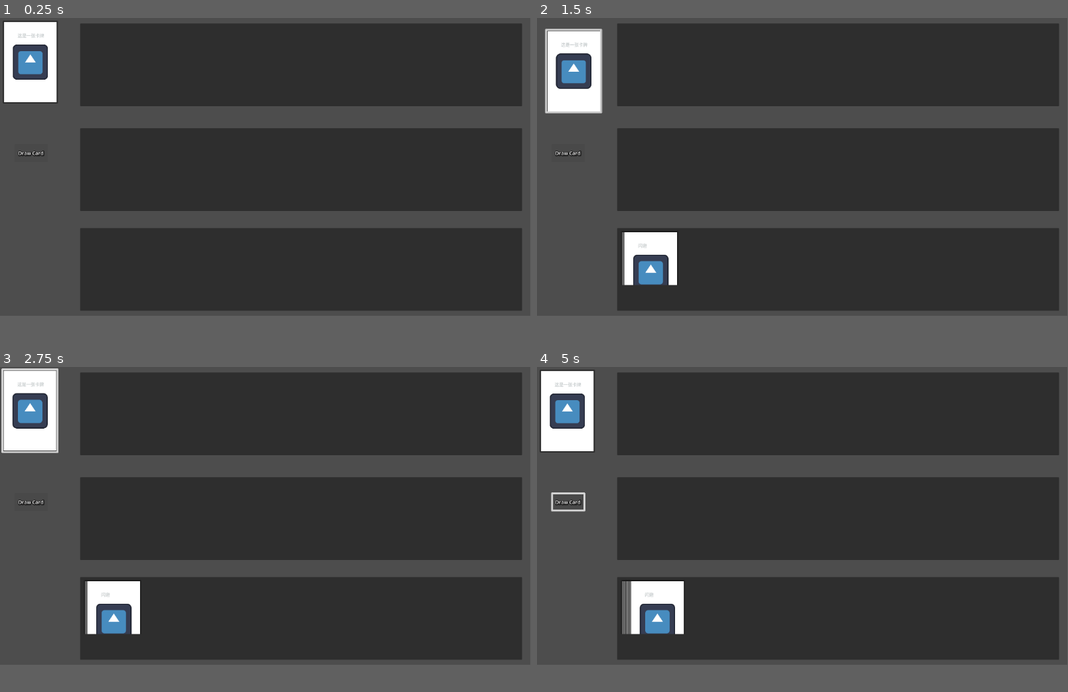
Above: before the commit, frames 1-4 (two rows, left to right).
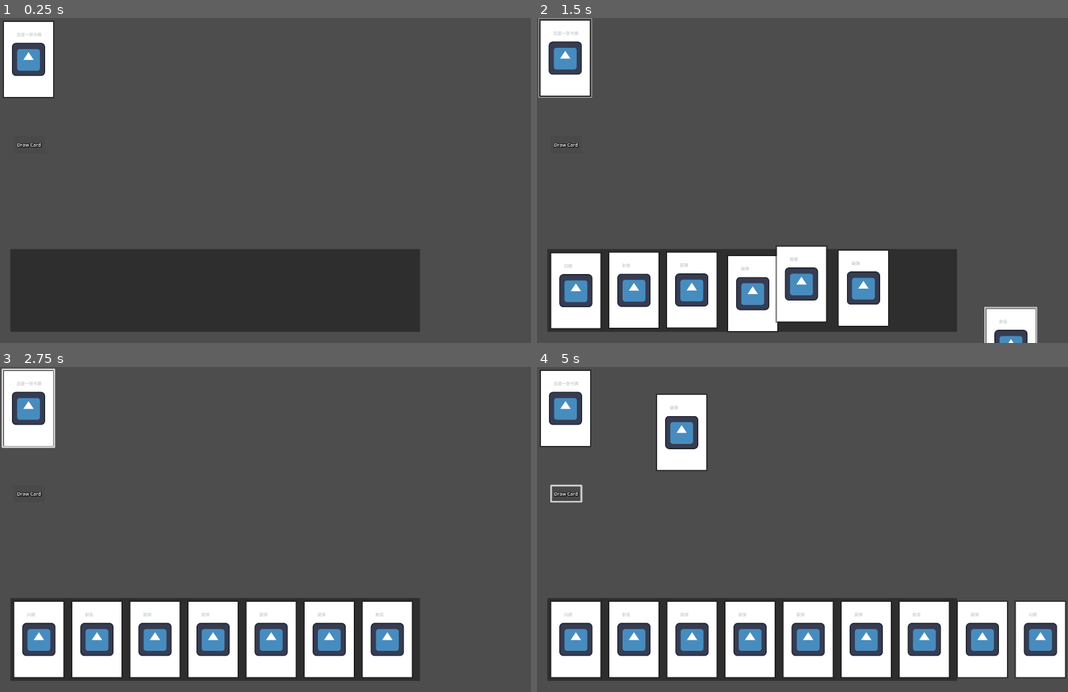
Above: after the commit, the same moments.

Repository: secondreich/Cards-of-Gun
Game: Godot game, scene res://main.tscn
Same seed, same stepped clock (60 frames per second), same inputs: the game is played once before the commit and once after it. The engine's default icon, where the game draws it, is replaced by a stand-in: a white triangle on a blue panel in a dark square.
Inputs (mouse positions are in pixels of both pictures, inside the frame that each line leads up to; where the layout moved, square brackets give the same spot in the first picture):
- Up to frame 1 (0.25 s): no input
- Up to frame 2 (1.5 s): click (568, 135) [568, 154] at 0.5 s; click (568, 63) at 1.27 s
- Up to frame 3 (2.75 s): click (31, 409) at 2.02 s
- Up to frame 4 (5 s): click (568, 484) [568, 503] at 2.75 s; click (568, 412) at 3.52 s; click (568, 484) [568, 503] at 4.25 s
In our replay, the window is 799x449 before the commit and 800x490 after it. These sizes can differ from the game's own. Grey fills any space a smaller window leaves; there, only what the larger window draws over its background counts as a difference.

The runs differ from the first frame. In frame 1, 59% of the frame differs, in the area x 0-99%, y 0-97%; in frame 2, 70%; in frame 3, 69%; in frame 4, 70%, in the area x 0-100%, y 0-97%.

Commit message:
no message

Diff:
--- a/Card/Card.tscn
+++ b/Card/Card.tscn
@@ -4,7 +4,7 @@
 [ext_resource type="Texture2D" uid="uid://coimbvxye887x" path="res://icon.svg" id="1_dd2wi"]
 [ext_resource type="Theme" uid="uid://cnbfqosw6n3at" path="res://theme/card_theme.tres" id="2_hael8"]
 
-[node name="Control" type="Control"]
+[node name="Control" type="Control" node_paths=PackedStringArray("follow_target")]
 custom_minimum_size = Vector2(220, 320)
 layout_mode = 3
 anchor_right = 0.191
@@ -14,6 +14,7 @@
 grow_horizontal = 2
 grow_vertical = 2
 script = ExtResource("1_21rx5")
+follow_target = NodePath(".")
 
 [node name="Control" type="Panel" parent="."]
 layout_mode = 1
--- a/Card/card.gd
+++ b/Card/card.gd
@@ -7,7 +7,7 @@
 @export var follow_target : Node
 
 var velocity = Vector2.ZERO
-var damping = 0.20
+var damping = 0.25
 var stiffness = 500
 
 var preDeck
@@ -44,7 +44,6 @@
 
 func initCard(Nm) -> void:
 	cardInfo = BaseCard.infosDic[Nm]
-	print(cardInfo)
 	cardLabel = cardInfo["card_label"]
 	cardName = cardInfo["base_name"]
 	isPlurality = int(cardInfo["is_plurality"])
@@ -52,8 +51,8 @@
 	drawCard()
 
 func drawCard():
-	print("draw completed")
-	pickButton = $Button
+	#print("draw completed")
+	#pickButton = $Button
 	var imgPath = "res://icon.svg"
 	$Control/Card/CardImage.texture = load(imgPath)
 	$Control/Card/CardName.text = cardInfo["display_name"]
--- /dev/null
+++ b/cardBackground/cardBackground.gd
@@ -0,0 +1,44 @@
+extends Panel
+
+
+@onready var cardDeck: Control = $cardDeck
+@onready var cardPoiDeck: HBoxContainer = $ScrollContainer/cardPoiDeck
+
+
+func _process(delta: float) -> void:
+	if cardDeck.get_child_count() != 0:
+		var children = cardDeck.get_children()
+		sort_nodes_by_position(children)
+
+func sort_nodes_by_position(children):
+	children.sort_custom(sort_by_position)
+	for i in range(children.size()):
+		if children[i].cardCurrentState:
+			children[i].z_index = i
+			cardDeck.move_child(children[i],i)
+
+func sort_by_position(a,b):
+	return a.position.x < b.position.x
+
+func add_card(cardToAdd) -> void:
+	var index=cardToAdd.z_index
+	var cardBackground=preload("res://cardBackground/cardBackground.tscn").instantiate()
+	cardPoiDeck.add_child(cardBackground)
+
+
+	if index<=cardPoiDeck.get_child_count():
+		cardPoiDeck.move_child(cardBackground,index)
+	else:
+		cardPoiDeck.move_child(cardBackground,-1)
+	var global_poi = cardToAdd.global_position  # 获取节点的全局位置
+
+	if cardToAdd.get_parent():
+		cardToAdd.get_parent().remove_child(cardToAdd)
+	cardDeck.add_child(cardToAdd)
+	cardToAdd.global_position=global_poi
+
+	cardToAdd.follow_target=cardBackground
+
+	cardToAdd.preDeck=self
+
+	cardToAdd.cardCurrentState=cardToAdd.cardState.following
--- /dev/null
+++ b/cardBackground/cardBackground.tscn
@@ -0,0 +1,33 @@
+[gd_scene load_steps=2 format=3 uid="uid://cauq2ubb5e1tj"]
+
+[ext_resource type="Script" uid="uid://b651jp8ekvr1j" path="res://cardBackground/cardBackground.gd" id="1_longk"]
+
+[node name="deck" type="Panel"]
+custom_minimum_size = Vector2(220, 320)
+offset_right = 1580.0
+offset_bottom = 320.0
+script = ExtResource("1_longk")
+
+[node name="cardDeck" type="Control" parent="."]
+layout_mode = 1
+anchors_preset = 15
+anchor_right = 1.0
+anchor_bottom = 1.0
+offset_right = -1580.0
+offset_bottom = -320.0
+grow_horizontal = 2
+grow_vertical = 2
+
+[node name="ScrollContainer" type="ScrollContainer" parent="."]
+custom_minimum_size = Vector2(1, 0)
+layout_mode = 1
+anchors_preset = 15
+anchor_right = 1.0
+anchor_bottom = 1.0
+offset_right = -1579.0
+offset_bottom = -320.0
+grow_horizontal = 2
+grow_vertical = 2
+
+[node name="cardPoiDeck" type="HBoxContainer" parent="ScrollContainer"]
+layout_mode = 2
--- a/desktop/desktop.gd
+++ /dev/null
@@ -1,41 +0,0 @@
-extends Panel
-
-
-@onready var desktop: Control = $desktop
-@onready var desktops: HBoxContainer = $ScrollContainer/desktops
-
-
-
-func _process(delta: float) -> void:
-	if desktop.get_child_count() != 0:
-		var children = desktop.get_children()
-		sort_nodes_by_position(children)
-
-func sort_nodes_by_position(children):
-	for i in range(children.size()):
-		if children[i].cardCurrentState:
-			children[i].z_index = i
-			desktop.move_child(children[i],i)
-
-func sort_by_position(a,b):
-	return a.position.x < b.position.x
-
-func add_card(cardToAdd) -> void:
-	var index = cardToAdd.z_index
-	var desktop = preload("res://desktop/desktop.tscn").instantiate()
-	desktops.add_child(desktop)
-
-	if index <= desktops.get_child_count():
-		desktops.move_child(desktop,index)
-	else:
-		desktops.move_child(desktop, -1)
-	var global_poi = cardToAdd.global_position
-
-	if cardToAdd.get_parent():
-		cardToAdd.get_parent().remove_child(cardToAdd)
-	desktop.add_child(cardToAdd)
-	cardToAdd.global_position = global_poi
-
-	cardToAdd.preDeck = self
-
-	cardToAdd.cardCurrentState = cardToAdd.cardState.following
--- a/desktop/desktop.tscn
+++ /dev/null
@@ -1,24 +0,0 @@
-[gd_scene load_steps=2 format=3 uid="uid://kd833y5evuoa"]
-
-[ext_resource type="Script" uid="uid://b651jp8ekvr1j" path="res://desktop/desktop.gd" id="1_cg3fv"]
-
-[node name="Desktop" type="Panel"]
-offset_right = 40.0
-offset_bottom = 40.0
-script = ExtResource("1_cg3fv")
-
-[node name="desktop" type="Control" parent="."]
-anchors_preset = 0
-offset_right = 40.0
-offset_bottom = 40.0
-
-[node name="ScrollContainer" type="ScrollContainer" parent="."]
-layout_mode = 0
-offset_right = 854.0
-offset_bottom = 206.0
-
-[node name="desktops" type="HBoxContainer" parent="ScrollContainer"]
-layout_mode = 2
-
-[node name="desktops" type="Control" parent="ScrollContainer/desktops"]
-layout_mode = 2
--- a/main.gd
+++ b/main.gd
@@ -7,7 +7,7 @@
 
 @export var siteItems : Dictionary
 
-func add_new_hand_card(cardName,desktop, caller = scene_1) -> Node:
+func add_new_hand_card(cardName, cardDeck , caller = scene_1) -> Node:
 	print("发手牌：" + str(cardName))
 	var cardClass = BaseCard.infosDic[cardName]["card_label"]
 	print("卡牌的类型是%s:"%cardClass)
@@ -16,30 +16,28 @@
 
 	cardToAdd.initCard(cardName)
 
-	cardToAdd.global_position = caller.global_position
+	cardToAdd.global_position = self.global_position
 	cardToAdd.z_index = 100
-	desktop.add_card(cardToAdd)
+	cardDeck.add_card(cardToAdd)
 
 	return cardToAdd
 
 
 func get_cards():
-
-	var num_cards = 3
+	var num_cards = 7
 	var total_weight = get_total_weight(siteItems)
 	var selected_cards = []
 	for i in range(num_cards):
 		var random_num = randi() % total_weight
 		var cumulative_weight = 0
 		for c in siteItems.keys():
-			selected_cards.append(c)
-			print("card item")
-			break
-	print(selected_cards)
-
-
+			cumulative_weight += siteItems[c]
+			if random_num < cumulative_weight:
+				selected_cards.append(c)
+				print("注入select数组")
+				break
 	for c in selected_cards:
-		await get_tree().create_timer(0,1).timeout
+		await get_tree().create_timer(0.1,1).timeout
 		add_new_hand_card(c, scene_1)
 
 
--- a/main.tscn
+++ b/main.tscn
@@ -2,7 +2,7 @@
 
 [ext_resource type="Script" uid="uid://c3kgk1vop3ws2" path="res://main.gd" id="1_1bvp3"]
 [ext_resource type="PackedScene" uid="uid://ojgbg6l2h2bt" path="res://Card/Card.tscn" id="1_ig7tw"]
-[ext_resource type="PackedScene" uid="uid://kd833y5evuoa" path="res://desktop/desktop.tscn" id="2_0xm2m"]
+[ext_resource type="PackedScene" uid="uid://cauq2ubb5e1tj" path="res://cardBackground/cardBackground.tscn" id="2_0xm2m"]
 [ext_resource type="Theme" uid="uid://cnbfqosw6n3at" path="res://theme/card_theme.tres" id="3_h2yge"]
 
 [sub_resource type="LabelSettings" id="LabelSettings_h2yge"]
@@ -10,11 +10,9 @@
 shadow_size = 12
 shadow_color = Color(0.00392157, 0, 0, 0.615686)
 
-[node name="Main" type="Node2D" node_paths=PackedStringArray("scene_1", "scene_2")]
-scale = Vector2(0.6, 0.6)
+[node name="Main" type="Node2D" node_paths=PackedStringArray("scene_1")]
 script = ExtResource("1_1bvp3")
-scene_1 = NodePath("Desktop3")
-scene_2 = NodePath("Desktop2")
+scene_1 = NodePath("deck")
 MaxHandCard = 10
 siteItems = {
 "avoid": 50,
@@ -37,24 +35,6 @@
 grow_horizontal = 1
 grow_vertical = 1
 follow_target = NodePath("../Control")
-
-[node name="Desktop" parent="." instance=ExtResource("2_0xm2m")]
-offset_left = 290.0
-offset_top = 20.0
-offset_right = 1890.0
-offset_bottom = 320.0
-
-[node name="Desktop2" parent="." instance=ExtResource("2_0xm2m")]
-offset_left = 290.0
-offset_top = 400.0
-offset_right = 1890.0
-offset_bottom = 700.0
-
-[node name="Desktop3" parent="." instance=ExtResource("2_0xm2m")]
-offset_left = 290.0
-offset_top = 762.0
-offset_right = 1890.0
-offset_bottom = 1062.0
 
 [node name="DrawCard" type="Panel" parent="."]
 self_modulate = Color(1, 1, 1, 0.121569)
@@ -83,4 +63,10 @@
 text = "Draw Card"
 label_settings = SubResource("LabelSettings_h2yge")
 
+[node name="deck" parent="." instance=ExtResource("2_0xm2m")]
+offset_left = 40.0
+offset_top = 893.0
+offset_right = 1620.0
+offset_bottom = 1213.0
+
 [connection signal="button_down" from="DrawCard/Button" to="." method="get_cards"]
--- a/project.godot
+++ b/project.godot
@@ -19,6 +19,11 @@
 
 BaseCard="*res://assets/baseCard.gd"
 
+[display]
+
+window/size/viewport_width=2048
+window/size/viewport_height=1256
+
 [rendering]
 
 renderer/rendering_method="mobile"
Renamed: desktop/desktop.gd.uid -> cardBackground/cardBackground.gd.uid
